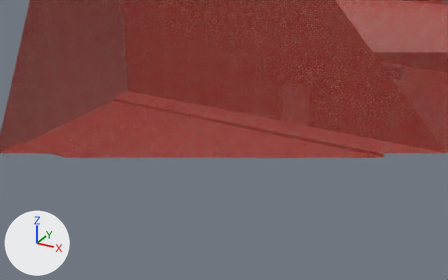
What one commit did to the glTF model assets/maps/map.glb.
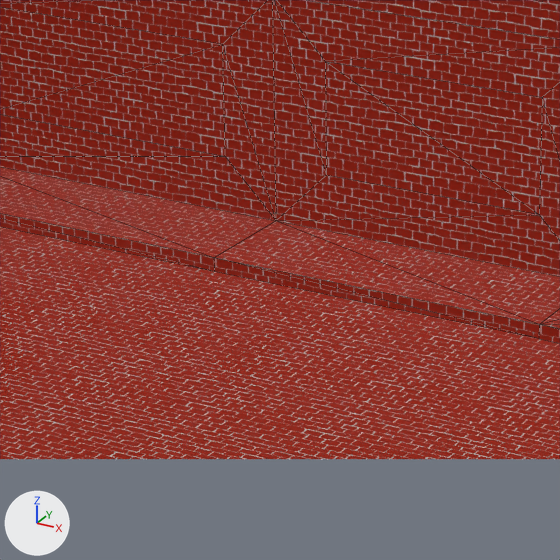
Each version appears first from a 50 mm camera at (15.58, -24.02, 15.98) aimed at (-3.15, 10.04, -1.05), and next in a close-up on the part from 31% to 59% of the width and 20% to 64% of the height. Lighting does not change. The marker at lower left points along +X, +Y and +Z. The older version's two pictures come first. The close-ups show mesh edges as thin lines. Everything nearer to the camera than a plane just in front of the edit is cut away.

Objects in the first close-up: 'map'.
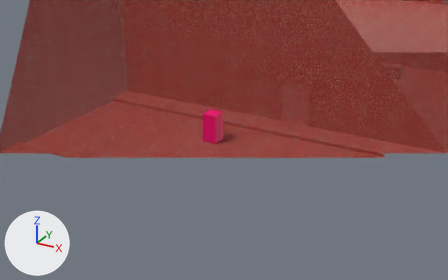
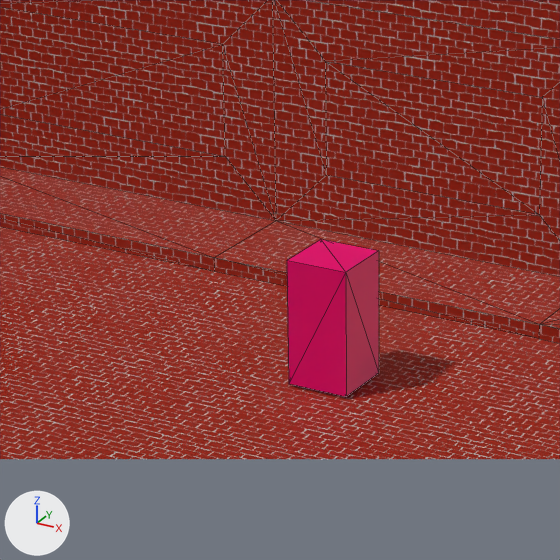
Changed parts and their boxes [x1, y1, x2, y2] in the close-ups (560 x 560 px):
```json
{"object": "enemy.001", "change": "added", "after": [287, 239, 379, 397]}
```

The change, as JSON lines over the scene's bpy script:
```json
{"op": "add", "block": "mat_material_003", "code": ["mat_material_003 = bpy.data.materials.new('Material.003')", "# nodes: BsdfPrincipled, Mix, OutputMaterial, VertexColor", "# colours: pink #ff007f, mixed with the vertex colours"]}
{"op": "add", "block": "me_cube_003", "code": ["me_cube_003 = bpy.data.meshes.new('Cube.003')", "me_cube_003.from_pydata(...)  # a box spanning x -0.5..0.5, y -0.5..0.5, z -1.0..1.0", "me_cube_003.materials.append(mat_material_003)"]}
{"op": "add", "block": "ob_enemy_001", "code": ["ob_enemy_001 = bpy.data.objects.new('enemy.001', me_cube_003)", "ob_enemy_001.location = (-4.0, 10.0, -0.2)"]}
```
